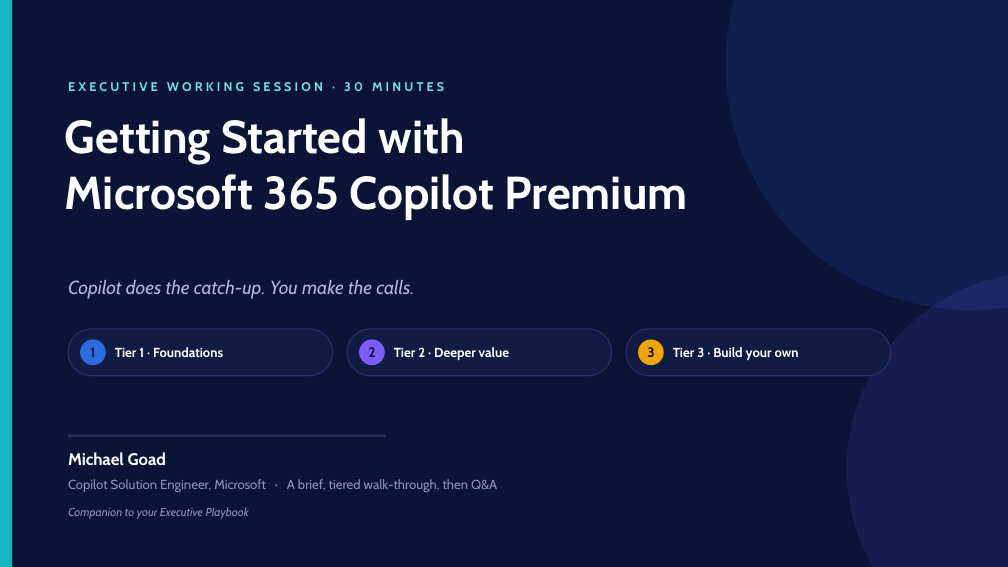
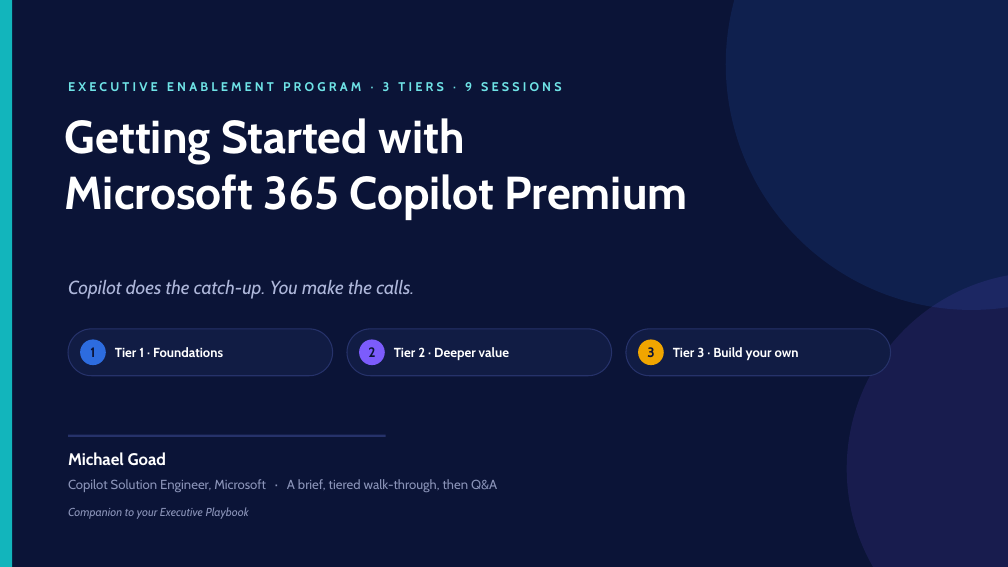
Before and after one commit to heyitsgoad/copilot-playground, a slide deck: slide 1 of education playground/assets/executive copilot playbook/Copilot-Premium-Executive-Training.pptx. Drawn at 1008x567 pixels with LibreOffice and Linux fonts; fonts in the diff are those of the drawing. Boxes give left, top, right and bottom in pixels: in the first picture for what was removed or moved away, otherwise in the second. Text is boxed around its words. In the diff, an @@ line names an element or a change of style, - is before the commit and + after.

```diff
--- a/education playground/assets/executive copilot playbook/Copilot-Premium-Executive-Training.pptx
+++ b/education playground/assets/executive copilot playbook/Copilot-Premium-Executive-Training.pptx
@@ text at (x1=68, y1=82, x2=561, y2=91): text changed @@
-EXECUTIVE WORKING SESSION · 30 MINUTES
+EXECUTIVE ENABLEMENT PROGRAM · 3 TIERS · 9 SESSIONS
```
Also in this commit, not shown: 15 other slides changed, 6 slides added, 1 other file.
